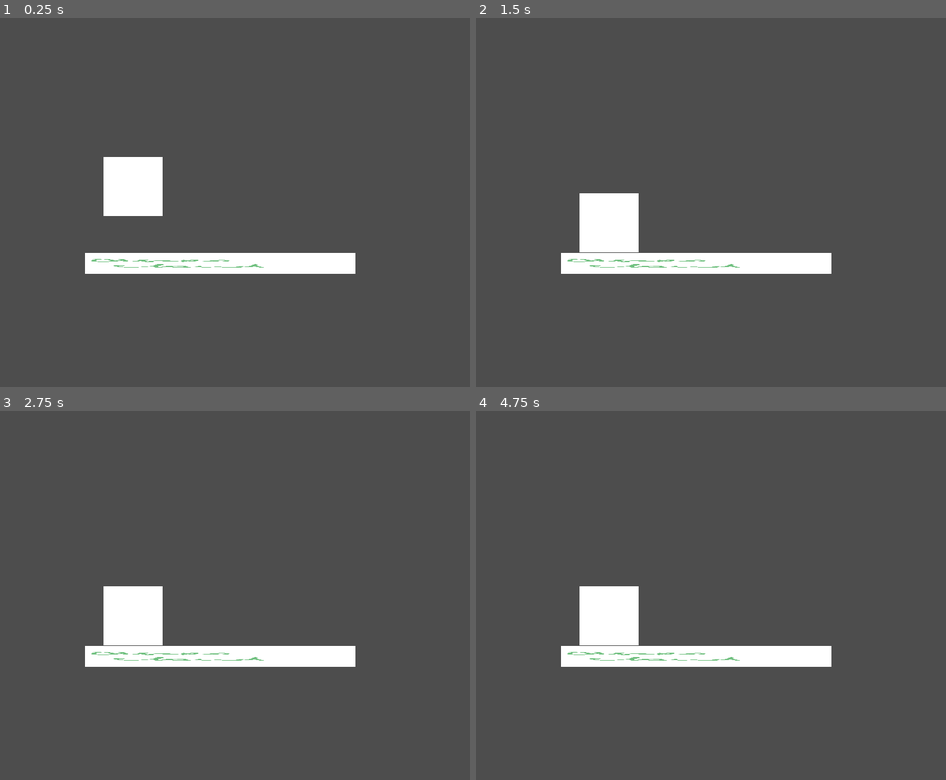
Above: before the commit, frames 1-4 (two rows, left to right).
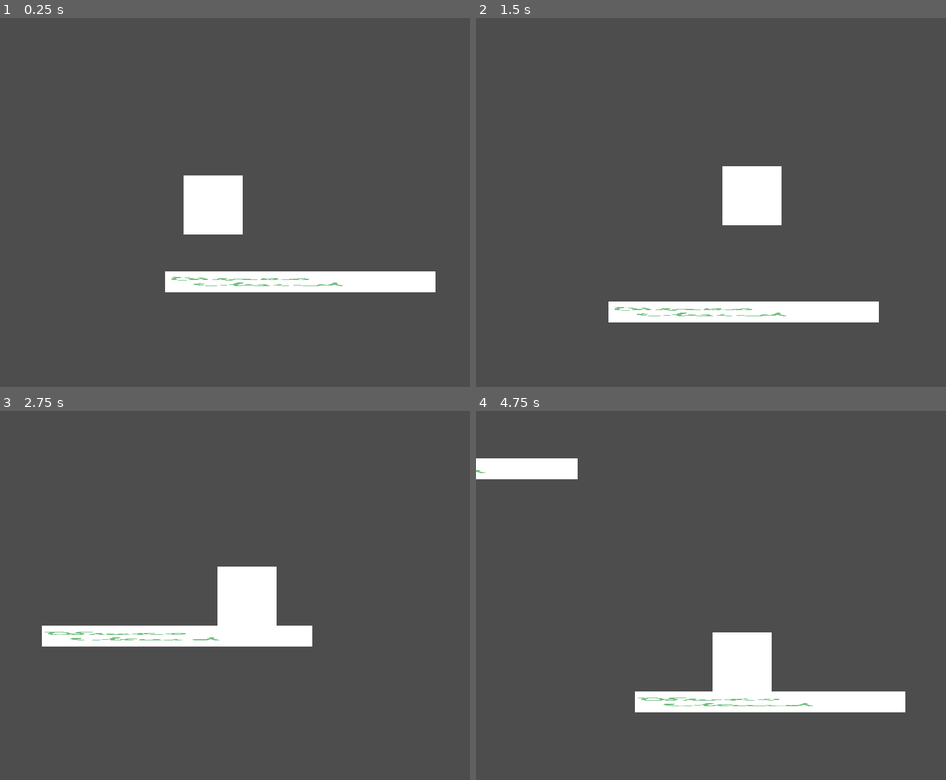
Above: after the commit, the same moments.

Repository: VIxeny/Cloud
Game: Godot game, scene res://scenes/test_player.tscn
Two runs of this game, one before a commit and one after it. Both use one fixed random seed, a clock stepped at 60 frames per second and the inputs below.
Inputs:
- Up to frame 1 (0.25 s): no input
- Up to frame 2 (1.5 s): tap Space (jump) at 0.77 s
- Up to frame 3 (2.75 s): tap Space (jump) at 1.52 s
- Up to frame 4 (4.75 s): tap Space (jump) at 3.02, 3.77, 4.52 s

The runs differ from the first frame. In frame 1, 10% of the frame differs, in the area x 18-93%, y 37-75%; in frame 2, 11%, in the area x 18-86%, y 40-83%; in frame 3, 9.1%; in frame 4, 10%.
Error before the commit: Cannot call method 'get_point_position' on a null value. (res://scripts/player.gd:20)

Commit message:
Рабочий, но без исправления бага

Diff:
--- a/scenes/player.tscn
+++ b/scenes/player.tscn
@@ -1,7 +1,13 @@
-[gd_scene load_steps=5 format=3 uid="uid://b4y4bfkgjqr3d"]
+[gd_scene load_steps=7 format=3 uid="uid://b4y4bfkgjqr3d"]
 
 [ext_resource type="Texture2D" uid="uid://bpflb4we4ss4b" path="res://assets/Square.png" id="1_3vyb7"]
 [ext_resource type="Script" uid="uid://bkrcr05rirkm6" path="res://scripts/player.gd" id="1_g2els"]
+[ext_resource type="Script" uid="uid://c30pmg6dwcmvs" path="res://scripts/ground_zone.gd" id="3_qhqgy"]
+
+[sub_resource type="Curve" id="Curve_g2els"]
+_limits = [500.0, 800.0, 0.0, 3.0]
+_data = [Vector2(0, 500), 0.0, 300.0, 0, 1, Vector2(1, 800), 300.0, 0.0, 1, 0]
+point_count = 2
 
 [sub_resource type="RectangleShape2D" id="RectangleShape2D_u8vuu"]
 size = Vector2(96, 96)
@@ -9,21 +15,21 @@
 [sub_resource type="RectangleShape2D" id="RectangleShape2D_3vyb7"]
 size = Vector2(96, 1)
 
-[node name="player" type="Node2D"]
+[node name="Rigibody2D" type="RigidBody2D"]
+script = ExtResource("1_g2els")
+power = SubResource("Curve_g2els")
 
-[node name="Rigibody2D" type="RigidBody2D" parent="."]
-script = ExtResource("1_g2els")
-
-[node name="Sprite2D" type="Sprite2D" parent="Rigibody2D"]
+[node name="Sprite2D" type="Sprite2D" parent="."]
 scale = Vector2(0.24, 0.24)
 texture = ExtResource("1_3vyb7")
 
-[node name="CollisionShape2D" type="CollisionShape2D" parent="Rigibody2D"]
+[node name="CollisionShape2D" type="CollisionShape2D" parent="."]
 position = Vector2(1.90735e-06, -1.90735e-06)
 shape = SubResource("RectangleShape2D_u8vuu")
 
 [node name="GroundZone" type="Area2D" parent="."]
 position = Vector2(0, 50)
+script = ExtResource("3_qhqgy")
 
 [node name="CollisionShape2D" type="CollisionShape2D" parent="GroundZone"]
 position = Vector2(0, -1)
@@ -32,6 +38,7 @@
 [node name="bar" type="Node2D" parent="."]
 visible = false
 position = Vector2(0, -60)
+script = ExtResource("3_qhqgy")
 
 [node name="backgroudBar" type="Sprite2D" parent="bar"]
 modulate = Color(0.0923971, 0.0923971, 0.0923971, 1)
@@ -49,5 +56,5 @@
 scale = Vector2(0.22, 0.025)
 texture = ExtResource("1_3vyb7")
 
-[connection signal="body_entered" from="GroundZone" to="Rigibody2D" method="_on_ground_zone_body_entered"]
-[connection signal="body_exited" from="GroundZone" to="Rigibody2D" method="_on_ground_zone_body_exited"]
+[connection signal="body_entered" from="GroundZone" to="." method="_on_ground_zone_body_entered"]
+[connection signal="body_exited" from="GroundZone" to="." method="_on_ground_zone_body_exited"]
--- a/scenes/test_player.tscn
+++ b/scenes/test_player.tscn
@@ -3,11 +3,7 @@
 [ext_resource type="Script" path="res://scripts/cloud_test.gd" id="1_22uif"]
 [ext_resource type="PackedScene" uid="uid://b4y4bfkgjqr3d" path="res://scenes/player.tscn" id="1_e7mys"]
 [ext_resource type="PackedScene" uid="uid://drbsxmcuq8lng" path="res://scenes/area_2d.tscn" id="2_x6lmx"]
-
-[sub_resource type="Curve" id="Curve_0ax77"]
-_limits = [1000.0, 2000.0, 0.0, 10.0]
-_data = [Vector2(0, 500), 0.0, 150.0, 0, 1, Vector2(2, 800), 150.0, 0.0, 1, 0]
-point_count = 2
+[ext_resource type="Script" uid="uid://db7iic5vndm" path="res://scripts/camera_2d.gd" id="4_x6lmx"]
 
 [node name="TestPlayer" type="Node"]
 script = ExtResource("1_22uif")
@@ -15,9 +11,9 @@
 
 [node name="player" parent="." instance=ExtResource("1_e7mys")]
 position = Vector2(158, 147)
-power = SubResource("Curve_0ax77")
 
-[node name="Camera2D" type="Camera2D" parent="player"]
-position = Vector2(184, 54)
+[node name="Camera2D" type="Camera2D" parent="."]
+position = Vector2(342, 201)
 process_callback = 0
 position_smoothing_enabled = true
+script = ExtResource("4_x6lmx")
--- /dev/null
+++ b/scripts/camera_2d.gd
@@ -0,0 +1,7 @@
+extends Camera2D
+
+@onready var player = $"../player"
+
+# Called every frame. 'delta' is the elapsed time since the previous frame.
+func _process(delta: float) -> void:
+	position = player.position
--- /dev/null
+++ b/scripts/ground_zone.gd
@@ -0,0 +1,7 @@
+extends Node2D
+
+@onready var rigibody: RigidBody2D = $".."
+
+# Called every frame. 'delta' is the elapsed time since the previous frame.
+func _process(delta: float) -> void:
+	rotation = -rigibody.rotation
--- a/scripts/player.gd
+++ b/scripts/player.gd
@@ -8,7 +8,7 @@
 var time = 0
 var newJump = true
 
-@onready var bar = $bar
+@onready var bar = $"bar"
 
 @export var power: Curve
 
Not shown, added: scripts/camera_2d.gd.uid
Not shown, added: scripts/ground_zone.gd.uid
